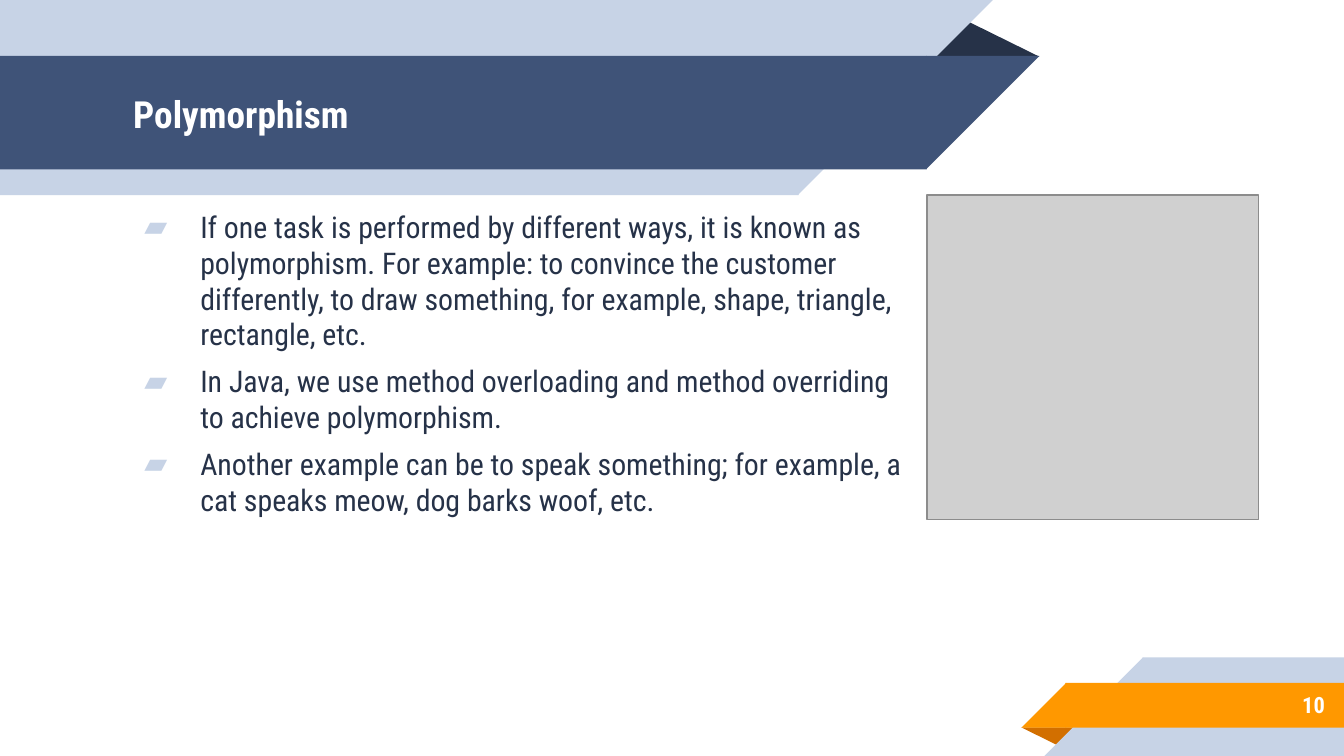
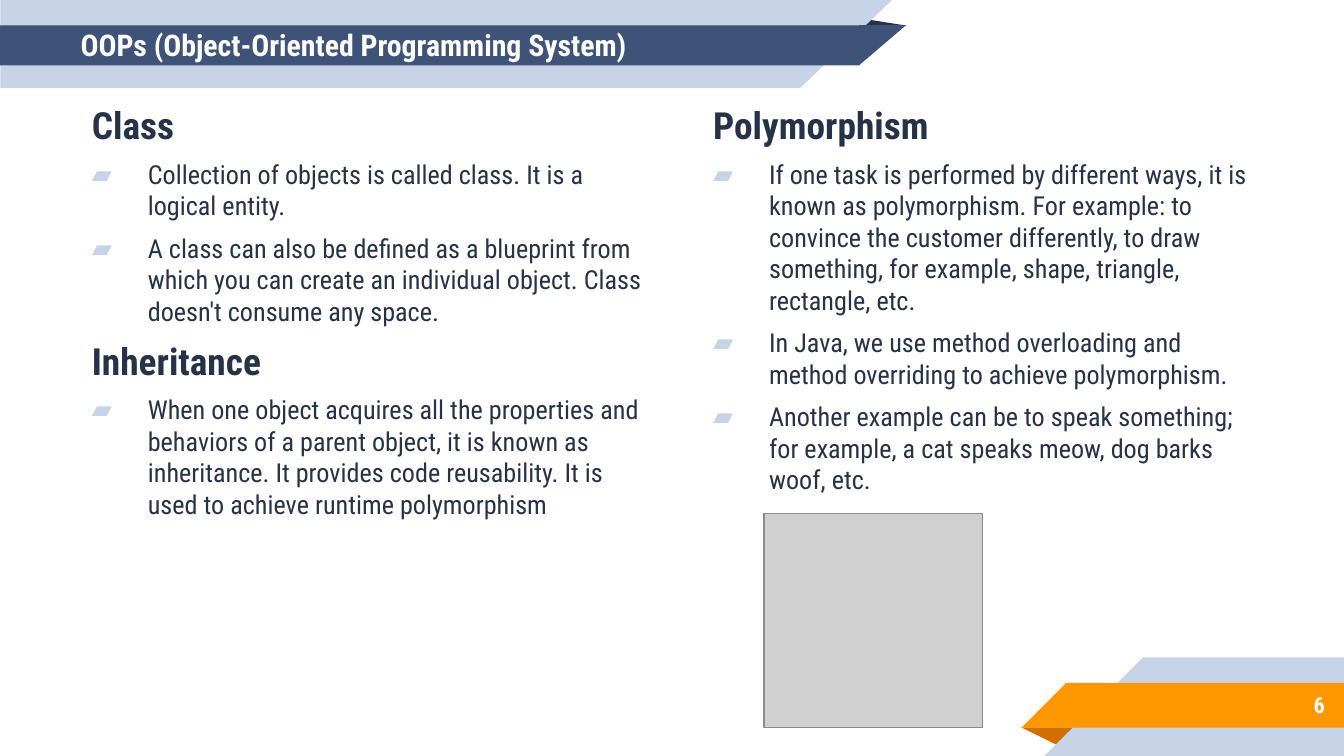
Before and after one commit to aronipurwanto/materi-xa, a slide deck: slide 6 of java/java-logic/Slide-Java-Logic-05.pptx (slide 10 before the commit). Drawn at 1344x756 pixels with LibreOffice and Linux fonts; fonts in the diff are those of the drawing; grey boxes stand for pictures. Boxes give left, top, right and bottom in pixels: in the first picture for what was removed or moved away, otherwise in the second. Text is boxed around its words. In the diff, an @@ line names an element or a change of style, - is before the commit and + after.

Commit message:
commit logic 4

```diff
--- a/java/java-logic/Slide-Java-Logic-05.pptx
+++ b/java/java-logic/Slide-Java-Logic-05.pptx
@@ rectangle: place and size @@
-rectangle at (0, 0, 798, 195)
+rectangle at (0, 0, 800, 89)
@@ rectangle: place and size @@
-rectangle at (0, 56, 926, 169)
+rectangle at (0, 26, 860, 66)
@@ triangle: place and size @@
-triangle at (925, 19, 1039, 56)
+triangle at (745, 8, 907, 26)
@@ right triangle: place and size @@
-right triangle at (798, 0, 993, 195)
+right triangle at (800, 0, 892, 89)
@@ right triangle: place and size @@
-right triangle at (926, 56, 1039, 169)
+right triangle at (859, 26, 906, 66)
@@ title added at (81, 32, 626, 63), 16 pt, text #FFFFFF, bold @@
+OOPs (Object-Oriented Programming System)
@@ text "Polymorphism": place and size @@
-text "Polymorphism" at (200, 215, 901, 518)
+text "Polymorphism" at (713, 111, 1246, 493)
@@ text added at (92, 111, 641, 520), 14 pt, text #263248 @@
+Class
+▰ Collection of objects is called class. It is a logical entity.
+▰ A class can also be defined as a blueprint from which you can create an individual object. Class doesn't consume any space.
+Inheritance
+▰ When one object acquires all the properties and behaviors of a parent object, it is known as inheritance. It provides code reusability. It is used to achieve runtime polymorphism
@@ title removed at (133, 100, 348, 136) @@
-Polymorphism
@@ text at (713, 111, 928, 147): paragraph added @@
+Polymorphism
@@ text at (769, 164, 1246, 493): size 16 to 14 pt @@
@@ picture: place and size @@
-picture at (927, 195, 1258, 520)
+picture at (763, 513, 982, 727)
@@ page number at (1314, 697, 1325, 714): text changed @@
-10
+6
```
Also in this commit, not shown: 6 other slides changed, 5 slides removed, 33 other files.
